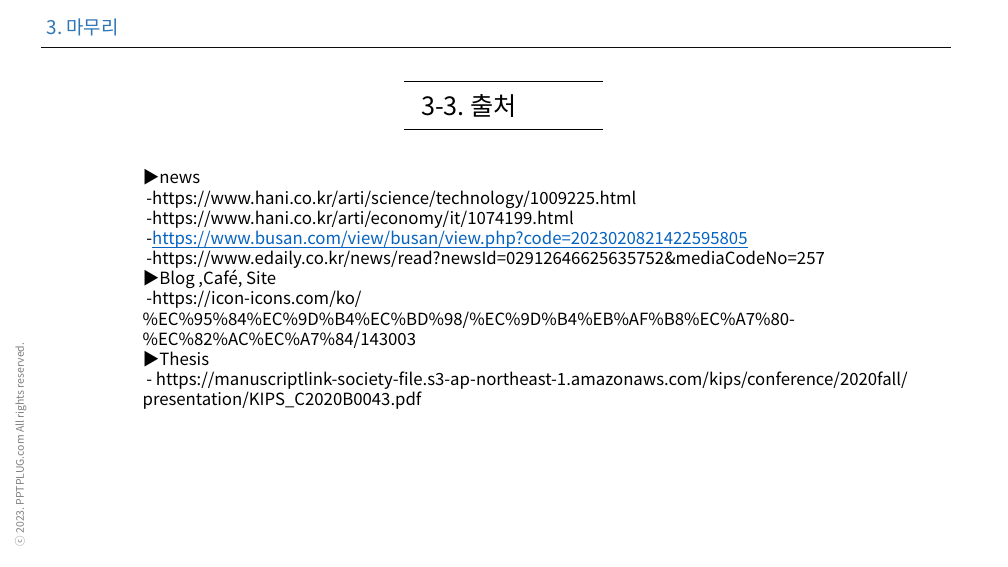
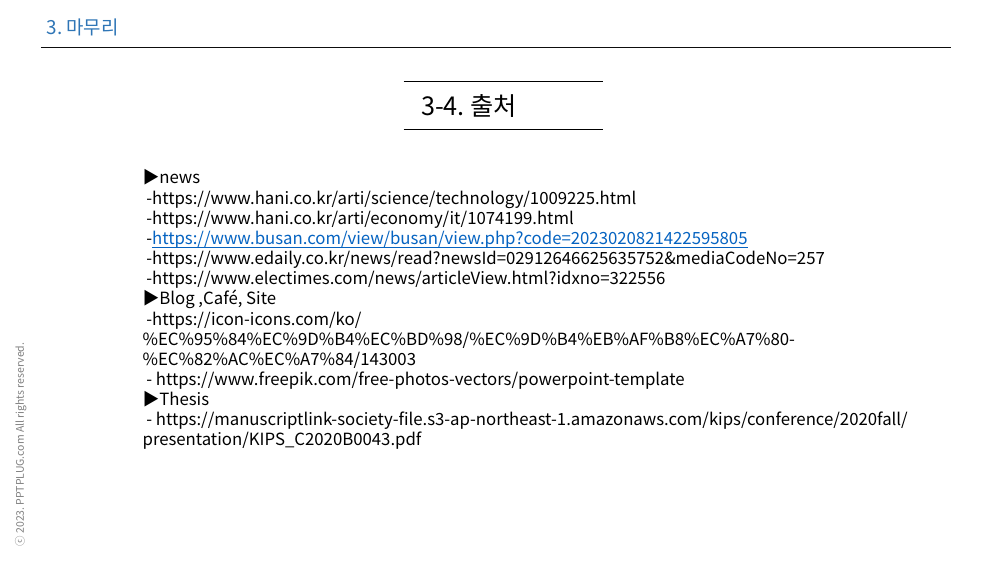
Before and after one commit to tjdwjdgus99/HRD_PYTHON_AI, a slide deck: slide 13 of Python04_ML_DL_Android_project/프로젝트 설계 성정현.pptx (slide 12 before the commit). Drawn at 1008x567 pixels with LibreOffice and Linux fonts; fonts in the diff are those of the drawing. Boxes give left, top, right and bottom in pixels: in the first picture for what was removed or moved away, otherwise in the second. Text is boxed around its words. In the diff, an @@ line names an element or a change of style, - is before the commit and + after.

```diff
--- a/Python04_ML_DL_Android_project/프로젝트 설계 성정현.pptx
+++ b/Python04_ML_DL_Android_project/프로젝트 설계 성정현.pptx
@@ text at <box>421,94,517,117</box>: text changed @@
-3-3. 출처
+3-4. 출처
@@ text at <box>146,267,665,288</box>: paragraph added @@
+-https://www.electimes.com/news/articleView.html?idxno=322556
@@ text at <box>156,371,685,389</box>: paragraph added @@
+- https://www.freepik.com/free-photos-vectors/powerpoint-template
```
Also in this commit, not shown: 7 other slides changed, 2 slides added, 1 slide removed.
